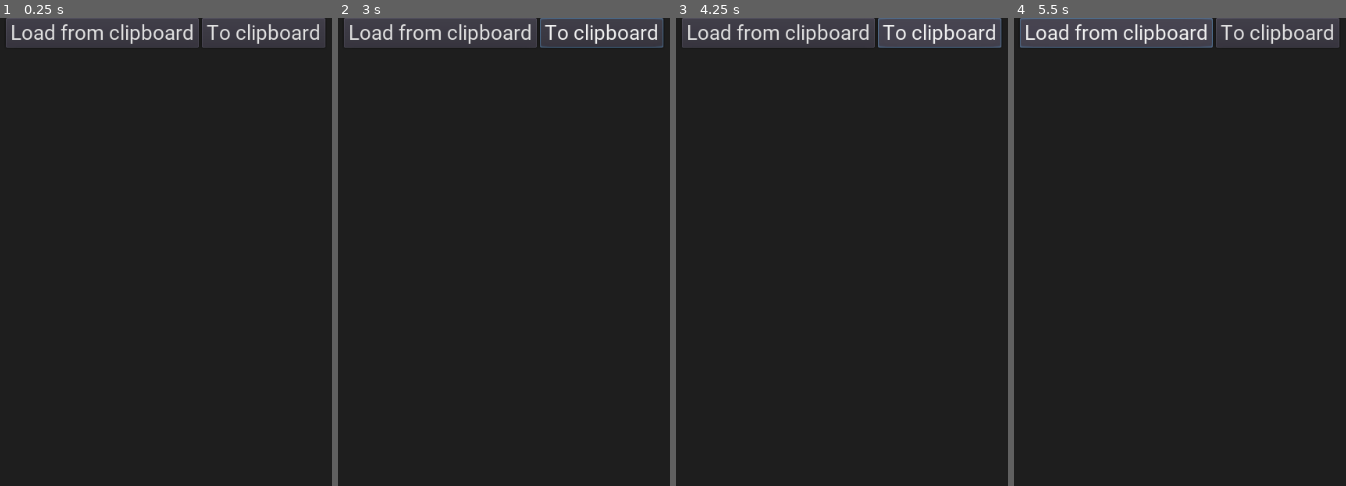
Above: before the commit, frames 1-4 (left to right).
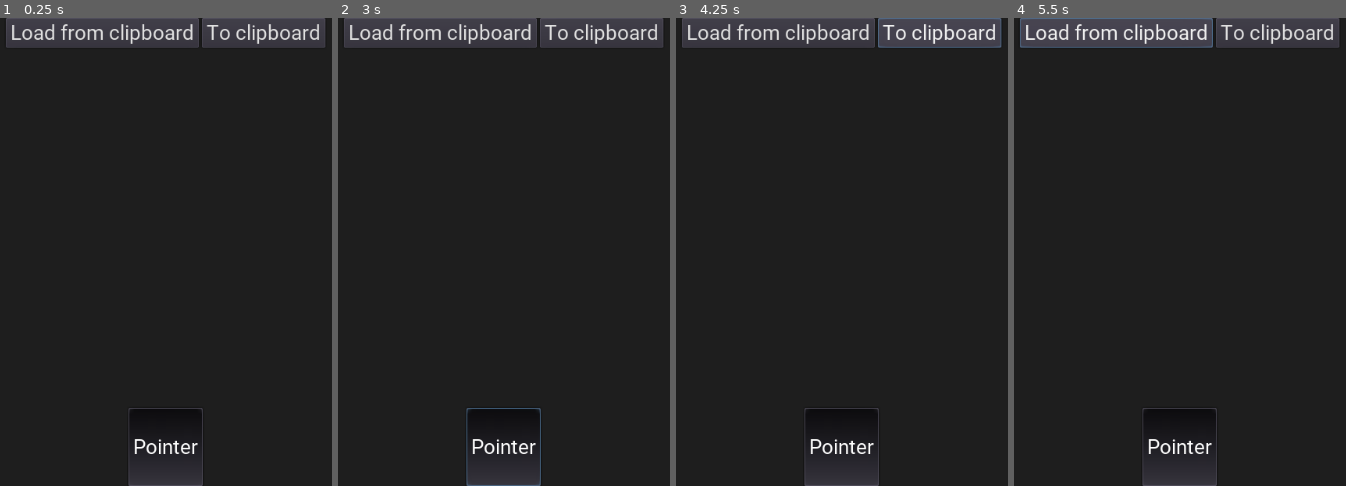
Above: after the commit, the same moments.

Repository: creikey/synapse-test
Game: Godot game, scene res://Main.tscn
Same seed, same stepped clock (60 frames per second), same inputs: the game is played once before the commit and once after it.
Inputs (mouse positions are in pixels of both pictures, inside the frame that each line leads up to):
- Up to frame 1 (0.25 s): no input
- Up to frame 2 (3 s): click (504, 448) at 0.5 s, where only the run after the commit has a clickable "Pointer"; click "To clipboard" at 1.25 s; click "To clipboard" at 2 s; click (504, 448) at 2.75 s, where only the run after the commit has a clickable "Pointer"
- Up to frame 3 (4.25 s): click "To clipboard" at 3.5 s
- Up to frame 4 (5.5 s): click (1180, 448) at 4.25 s, where only the run after the commit has a clickable "Pointer"; click "Load from clipboard" at 5 s

The runs differ from the first frame. In frame 1, 0.9% of the frame differs, in the area x 38-62%, y 83-100%; in frame 2, 1.1%, in the area x 38-98%, y 0-100%; in frame 3, 0.9%; in frame 4, 0.9%.

Commit message:
Add toolbar

Diff:
--- a/src/Main.tscn
+++ b/src/Main.tscn
@@ -1,12 +1,13 @@
-[gd_scene load_steps=8 format=2]
+[gd_scene load_steps=9 format=2]
 
 [ext_resource path="res://Graph/Camera2D.gd" type="Script" id=1]
 [ext_resource path="res://Theme.tres" type="Theme" id=2]
 [ext_resource path="res://UI/UI.gd" type="Script" id=3]
 [ext_resource path="res://Graph/Graph.gd" type="Script" id=4]
-[ext_resource path="res://UI/LoadButton.gd" type="Script" id=5]
-[ext_resource path="res://UI/ToClipButton.gd" type="Script" id=6]
+[ext_resource path="res://UI/FileMenu/LoadButton.gd" type="Script" id=5]
+[ext_resource path="res://UI/FileMenu/ToClipButton.gd" type="Script" id=6]
 [ext_resource path="res://Circles.gd" type="Script" id=7]
+[ext_resource path="res://UI/ToolBar.gd" type="Script" id=8]
 
 [node name="Main" type="Control"]
 anchor_right = 1.0
@@ -48,6 +49,18 @@
 text = "To clipboard"
 script = ExtResource( 6 )
 
+[node name="ToolBar" type="HBoxContainer" parent="UI"]
+anchor_top = 1.0
+anchor_right = 1.0
+anchor_bottom = 1.0
+margin_top = -100.0
+theme = ExtResource( 2 )
+alignment = 1
+script = ExtResource( 8 )
+__meta__ = {
+"_edit_use_anchors_": false
+}
+
 [node name="Graph" type="Node2D" parent="."]
 script = ExtResource( 4 )
 ring_color_brightest = Color( 0.694118, 0.792157, 1, 1 )
--- /dev/null
+++ b/src/UI/ToolBar.gd
@@ -0,0 +1,38 @@
+extends HBoxContainer
+
+var tools: Array = [
+	ToolPointer,
+]
+
+var tool_buttons: Array = []
+
+var current_tool: ToolBase = ToolBase.new()
+
+func _ready():
+	# instance each class in array
+	for i in tools.size():
+		tools[i] = tools[i].new()
+
+	var i: int = 0
+	for tool_object in tools:
+		var new_button: Button = preload("res://UI/ToolButton.tscn").instance()
+		add_child(new_button)
+		tool_buttons.append(new_button)
+		new_button.init_from_tool(tool_object)
+		new_button.connect("pressed", self, "_set_tool", [i])
+		i += 1
+
+	_set_tool(0)
+
+func _set_tool(tool_index: int):
+	for t in tool_buttons:
+		t.pressed = false
+	var current_button: Button = tool_buttons[tool_index]
+	current_button.pressed = true
+	current_tool = current_button.tool_object
+
+func _input(event):
+	if event is InputEventKey and event.is_pressed() and event.scancode >= KEY_1 and event.scancode <= KEY_9:
+		var new_tool_index = event.scancode - KEY_0 - 1
+		if new_tool_index >= 0 and new_tool_index < tool_buttons.size():
+			_set_tool(new_tool_index)
--- /dev/null
+++ b/src/UI/ToolButton.gd
@@ -0,0 +1,7 @@
+extends Button
+
+var tool_object: ToolBase = null
+
+func init_from_tool(t: ToolBase):
+	tool_object = t
+	text = t.tool_name
--- /dev/null
+++ b/src/UI/ToolButton.tscn
@@ -0,0 +1,12 @@
+[gd_scene load_steps=2 format=2]
+
+[ext_resource path="res://UI/ToolButton.gd" type="Script" id=1]
+
+[node name="ToolButton" type="Button"]
+margin_right = 12.0
+margin_bottom = 20.0
+toggle_mode = true
+script = ExtResource( 1 )
+__meta__ = {
+"_edit_use_anchors_": false
+}
--- /dev/null
+++ b/src/UI/Tools/ToolBase.gd
@@ -0,0 +1,5 @@
+extends Reference
+
+class_name ToolBase
+
+var tool_name: String = "Tool Base"
--- /dev/null
+++ b/src/UI/Tools/ToolPointer.gd
@@ -0,0 +1,6 @@
+extends ToolBase
+
+class_name ToolPointer
+
+func _init():
+	tool_name = "Pointer"
--- a/src/project.godot
+++ b/src/project.godot
@@ -28,12 +28,24 @@
 "class": "Synapse",
 "language": "GDScript",
 "path": "res://Graph/Graph.gd"
+}, {
+"base": "Reference",
+"class": "ToolBase",
+"language": "GDScript",
+"path": "res://UI/Tools/ToolBase.gd"
+}, {
+"base": "ToolBase",
+"class": "ToolPointer",
+"language": "GDScript",
+"path": "res://UI/Tools/ToolPointer.gd"
 } ]
 _global_script_class_icons={
 "ConnectionLine": "",
 "DirectionArrow": "",
 "Instruction": "",
-"Synapse": ""
+"Synapse": "",
+"ToolBase": "",
+"ToolPointer": ""
 }
 
 [application]
Renamed: src/UI/LoadButton.gd -> src/UI/FileMenu/LoadButton.gd
Renamed: src/UI/ToClipButton.gd -> src/UI/FileMenu/ToClipButton.gd
